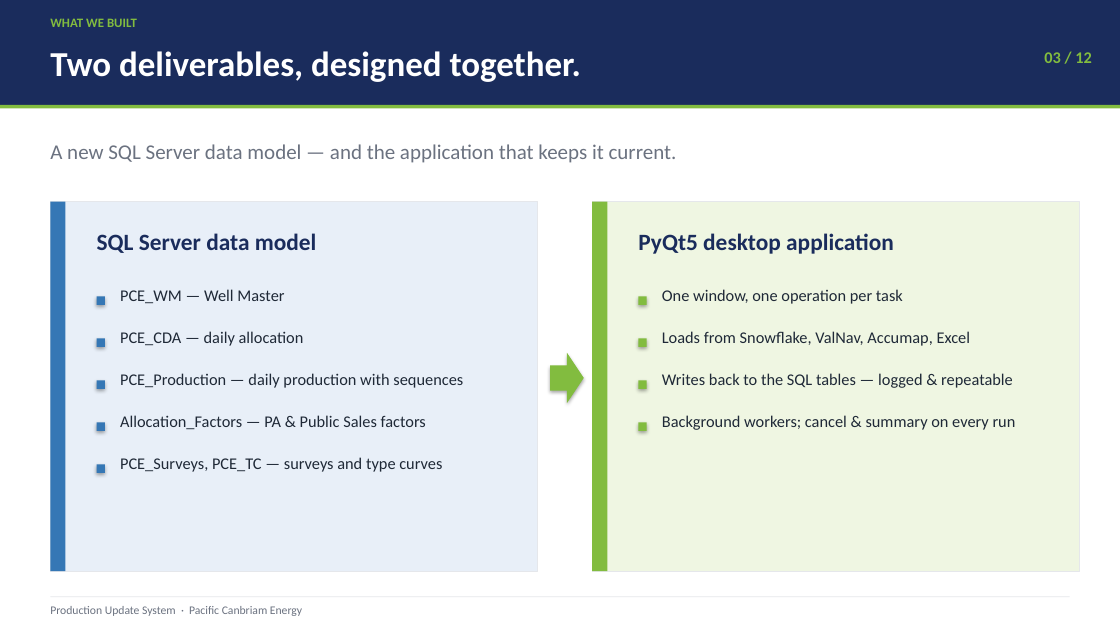
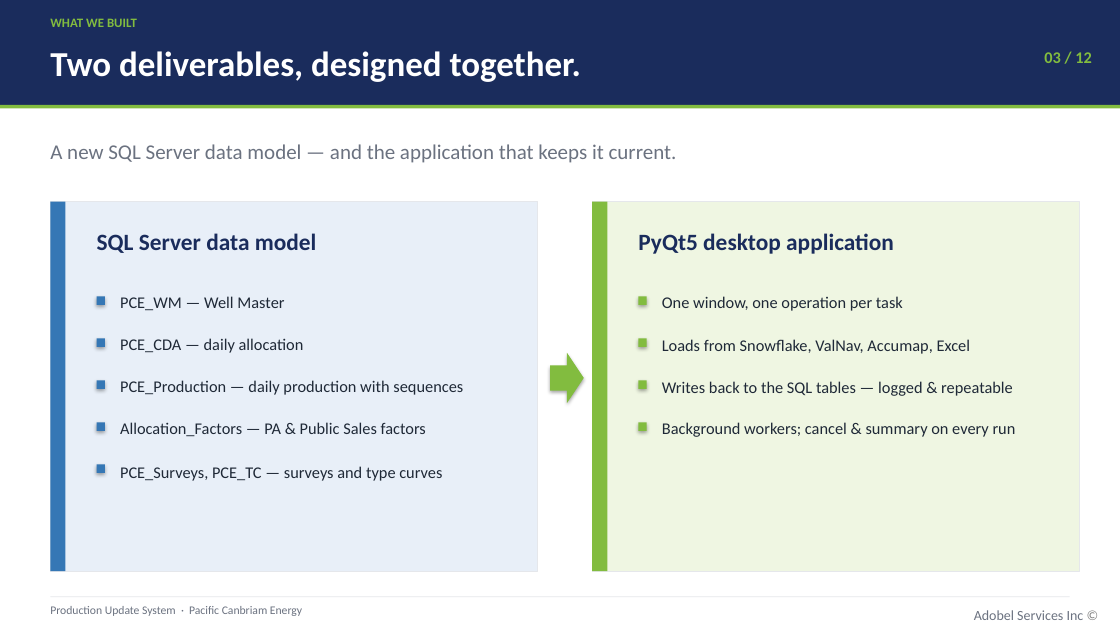
Before and after one commit to IfeanyiAyadiuno/ETL_Load, a slide deck: slide 3 of docs/Production_Update_Presentation.pptx. Drawn at 1120x630 pixels with LibreOffice and Linux fonts; fonts in the diff are those of the drawing. Boxes give left, top, right and bottom in pixels: in the first picture for what was removed or moved away, otherwise in the second. Text is boxed around its words. In the diff, an @@ line names an element or a change of style, - is before the commit and + after.

```diff
--- a/docs/Production_Update_Presentation.pptx
+++ b/docs/Production_Update_Presentation.pptx
@@ 3 texts: place and size @@
-3 texts at [120, 331, 1013, 472]
+3 texts at [120, 339, 1013, 481]
@@ 6 texts: place and size @@
-6 texts at [120, 289, 1016, 430]
+6 texts at [120, 296, 1016, 437]
@@ text added at [974, 610, 1084, 620], 12 pt, text #6B7280 @@
+Adobel Services Inc ©
```
Also in this commit, not shown: 10 other slides changed, 1 slide added, 1 slide removed, 3 other files.
